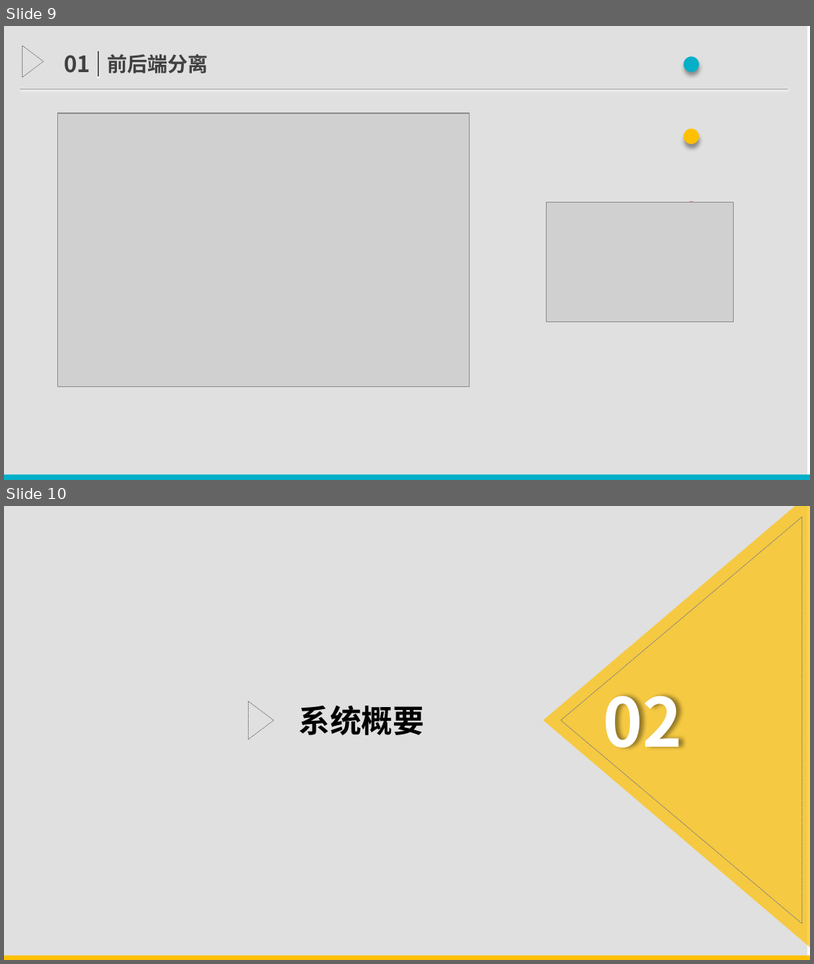
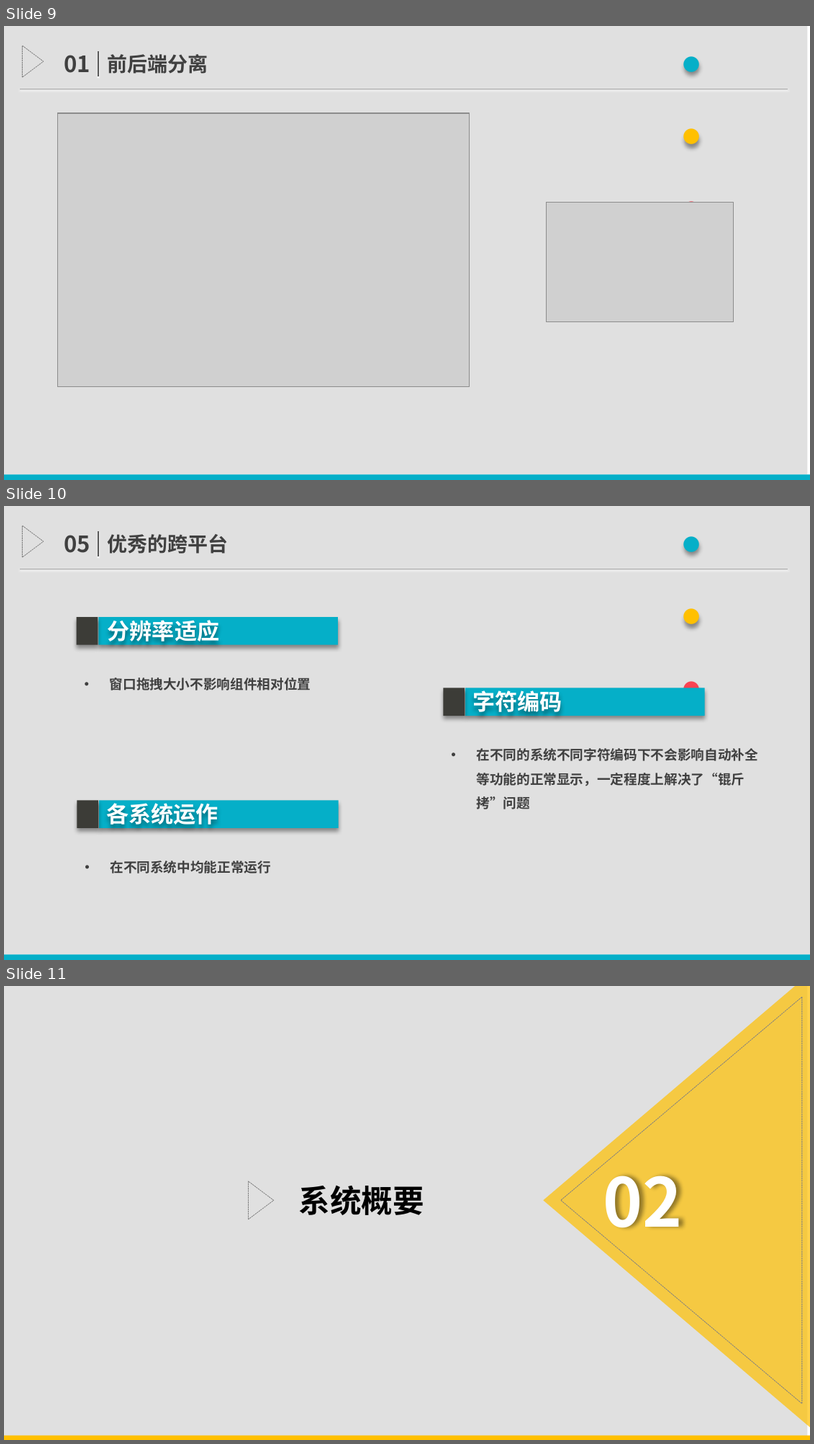
Before and after one commit to TimerChen/TrainTickets, a slide deck: Presentation/presentation.pptx. Shown one above the other, each under a label of ours: slides 9 and 10 before the commit, slides 9, 10 and 11 after it. The pictures are 814x964 and 814x1444 pixels, drawn with LibreOffice and Linux fonts; fonts in the diff are those of the drawing; grey boxes stand for pictures. Boxes give left, top, right and bottom in pixels: in the first picture for what was removed or moved away, otherwise in the second. Text is boxed around its words. In the diff, an @@ line names an element or a change of style, - is before the commit and + after.

```diff
--- a/Presentation/presentation.pptx
+++ b/Presentation/presentation.pptx
@@ slide 10 added at (4, 506, 810, 960), background #FFFFFF @@
@@ rectangle added at (4, 506, 810, 955), fill #000000 at 12% opacity @@
@@ flow chart merge added at (22, 525, 43, 557), outline #808080 0.5 pt dashed @@
@@ text added at (654, 506, 787, 584), 54 pt, text #05AFC8, bold @@
+· · ·
@@ text added at (64, 535, 90, 553), 20 pt, text #404040, bold @@
+05
@@ line added from (98, 556) to (98, 531), #595959 1.5 pt @@
@@ text added at (108, 534, 229, 554), 18 pt, text #404040, bold @@
+优秀的跨平台
@@ line added from (20, 569) to (788, 569), #A6A6A6 0.75 pt @@
@@ rectangle added at (77, 618, 98, 646), fill #3C3C37 @@
@@ rectangle added at (98, 618, 338, 646), fill #05AFC8 @@
@@ text added at (108, 616, 220, 645), 20 pt, text #FFFFFF, bold @@
+分辨率适应
@@ text added at (110, 677, 311, 690), 12 pt, text #404040, bold @@
+• 窗口拖拽大小不影响组件相对位置
@@ group added at (443, 687, 759, 809): 2 texts, 2 rectangles @@
+• 在不同的系统不同字符编码下不会影响自动补全等功能的正常显示，一定程度上解决了“锟斤拷”问题
+字符编码
@@ group added at (77, 800, 339, 873): 2 texts, 2 rectangles @@
+• 在不同系统中均能正常运行
+各系统运作
@@ rectangle added at (4, 955, 810, 960), fill #05AFC8 @@
@@ what was slide 10 is now slide 11 @@
```
Also in this commit, not shown: 3 slides changed, 5 other slides added, 4 slides removed, 1 other file.
